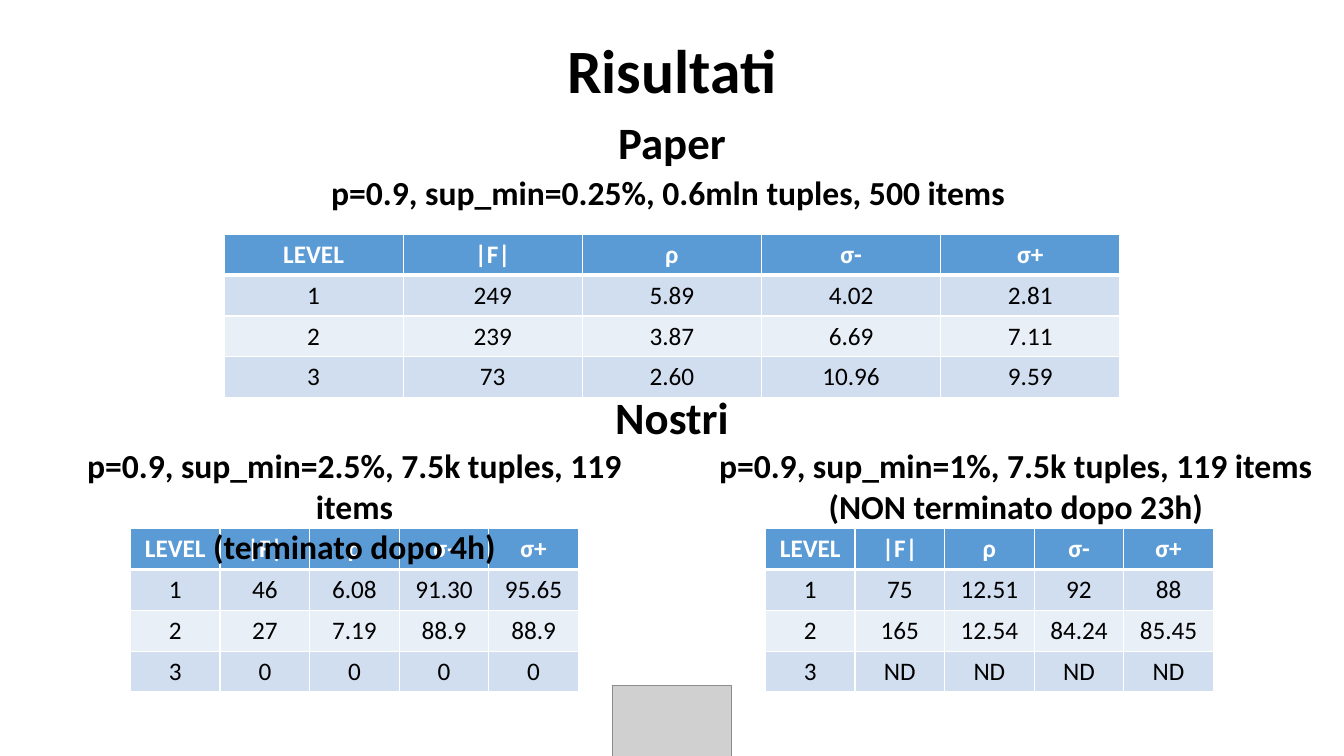
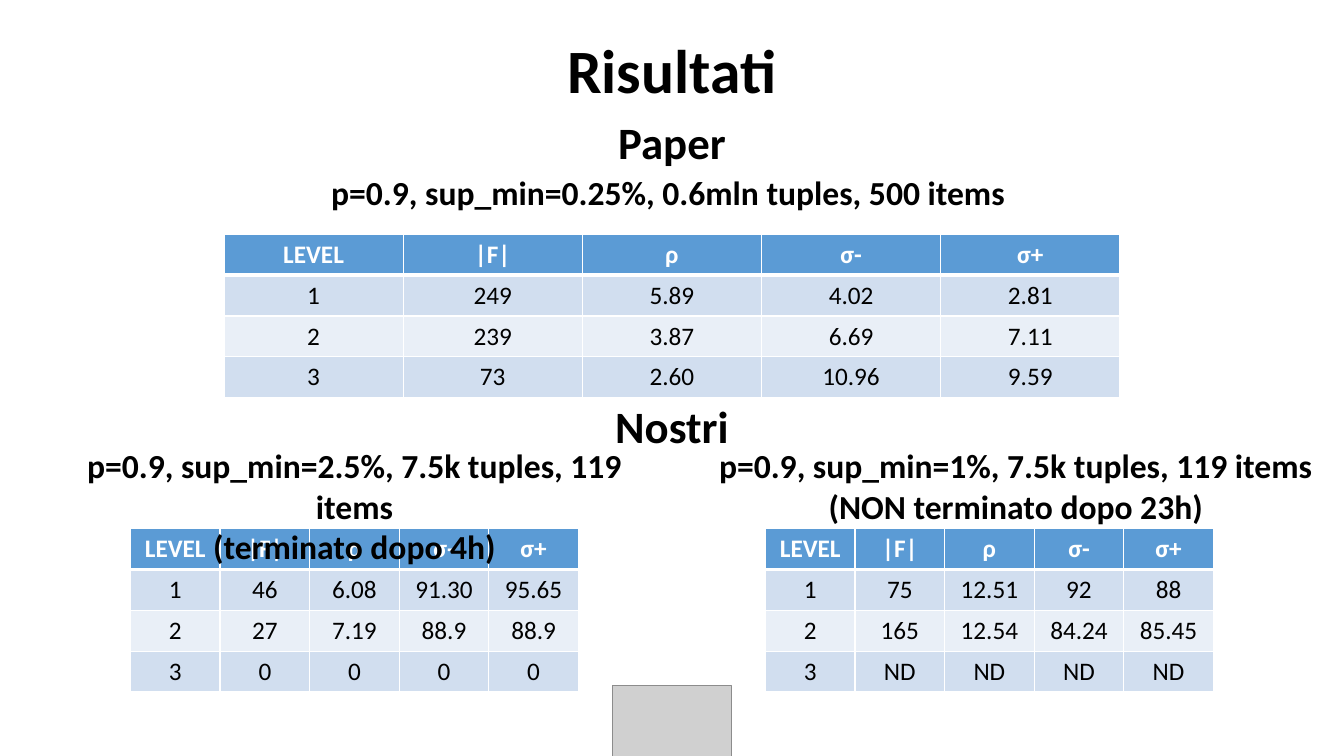
Before and after one commit to jf994/DataProtectionProject, a slide deck: slide 7 of docs/Presentazione.pptx. Drawn at 1344x756 pixels with LibreOffice and Linux fonts; fonts in the diff are those of the drawing; grey boxes stand for pictures; background and template pictures are left out. Boxes give left, top, right and bottom in pixels: in the first picture for what was removed or moved away, otherwise in the second. Text is boxed around its words. In the diff, an @@ line names an element or a change of style, - is before the commit and + after.

```diff
--- a/docs/Presentazione.pptx
+++ b/docs/Presentazione.pptx
@@ text "Nostri": place and size @@
-text "Nostri" at [615, 402, 728, 435]
+text "Nostri" at [615, 411, 728, 444]
```
Also in this commit, not shown: 1 other slide changed.
